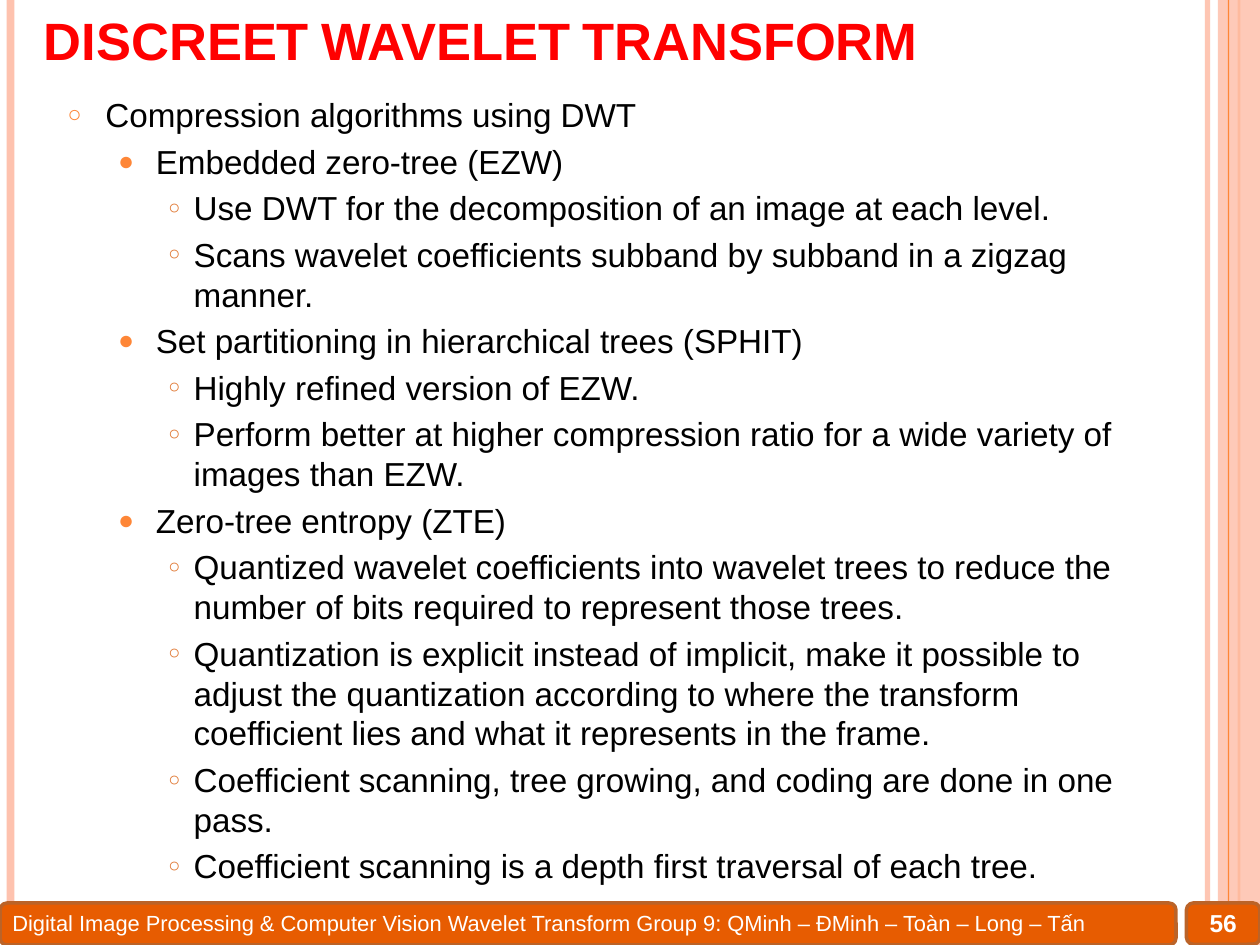
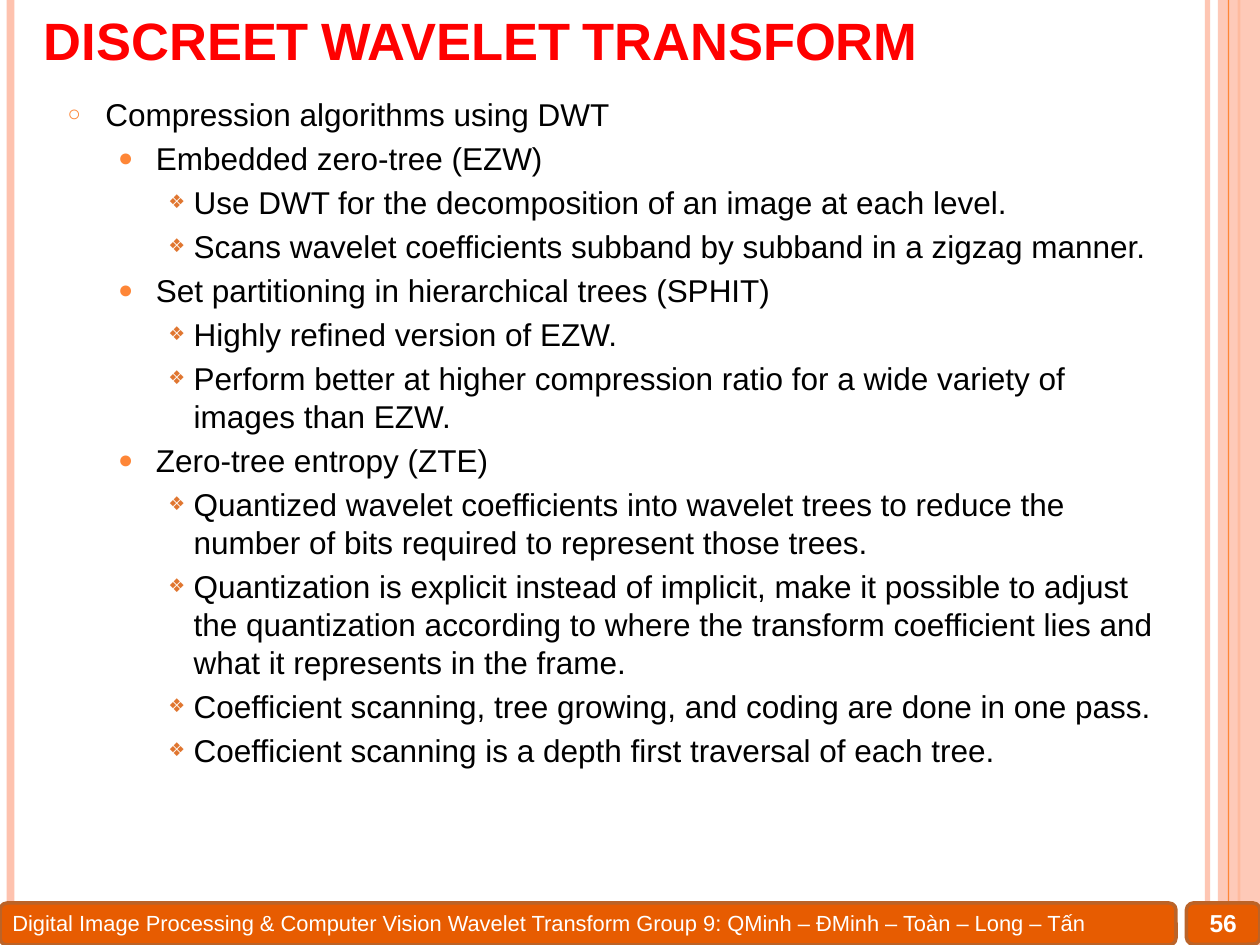
Before and after one commit to Alex7Huynh/dip-g9, a slide deck: slide 56 of 6. PPT/Wavelet transform.pptx. Drawn at 1260x945 pixels with LibreOffice and Linux fonts; fonts in the diff are those of the drawing. Boxes give left, top, right and bottom in pixels: in the first picture for what was removed or moved away, otherwise in the second. Text is boxed around its words. In the diff, an @@ line names an element or a change of style, - is before the commit and + after.

```diff
--- a/6. PPT/Wavelet transform.pptx
+++ b/6. PPT/Wavelet transform.pptx
@@ text "Compression algorithms using DWT" at [105, 103, 1153, 768]: size 19 to 18 pt; bullet ○ to ❖ @@
```
Also in this commit, not shown: 8 other slides changed, 1 slide added, 1 slide removed, 31 other files.
